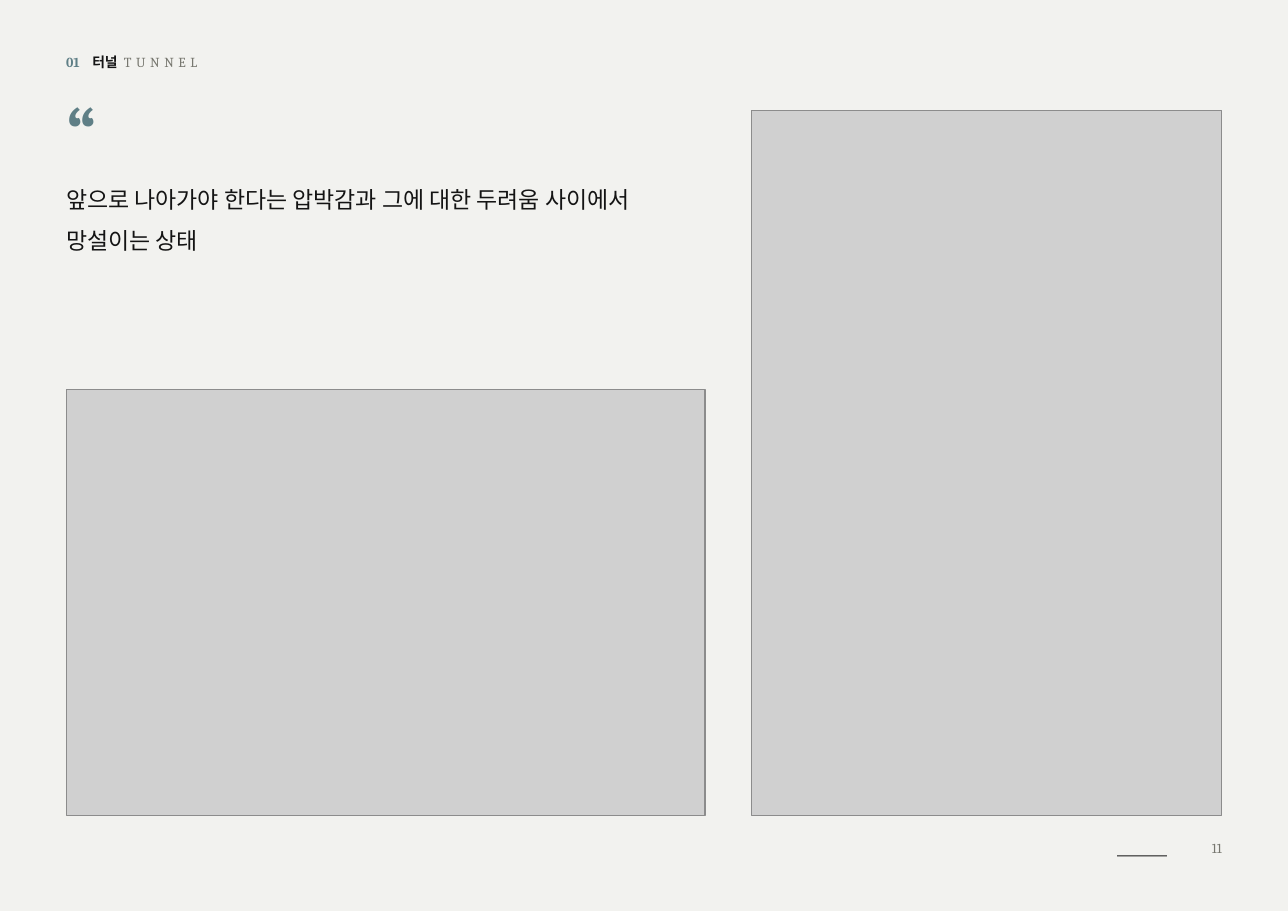
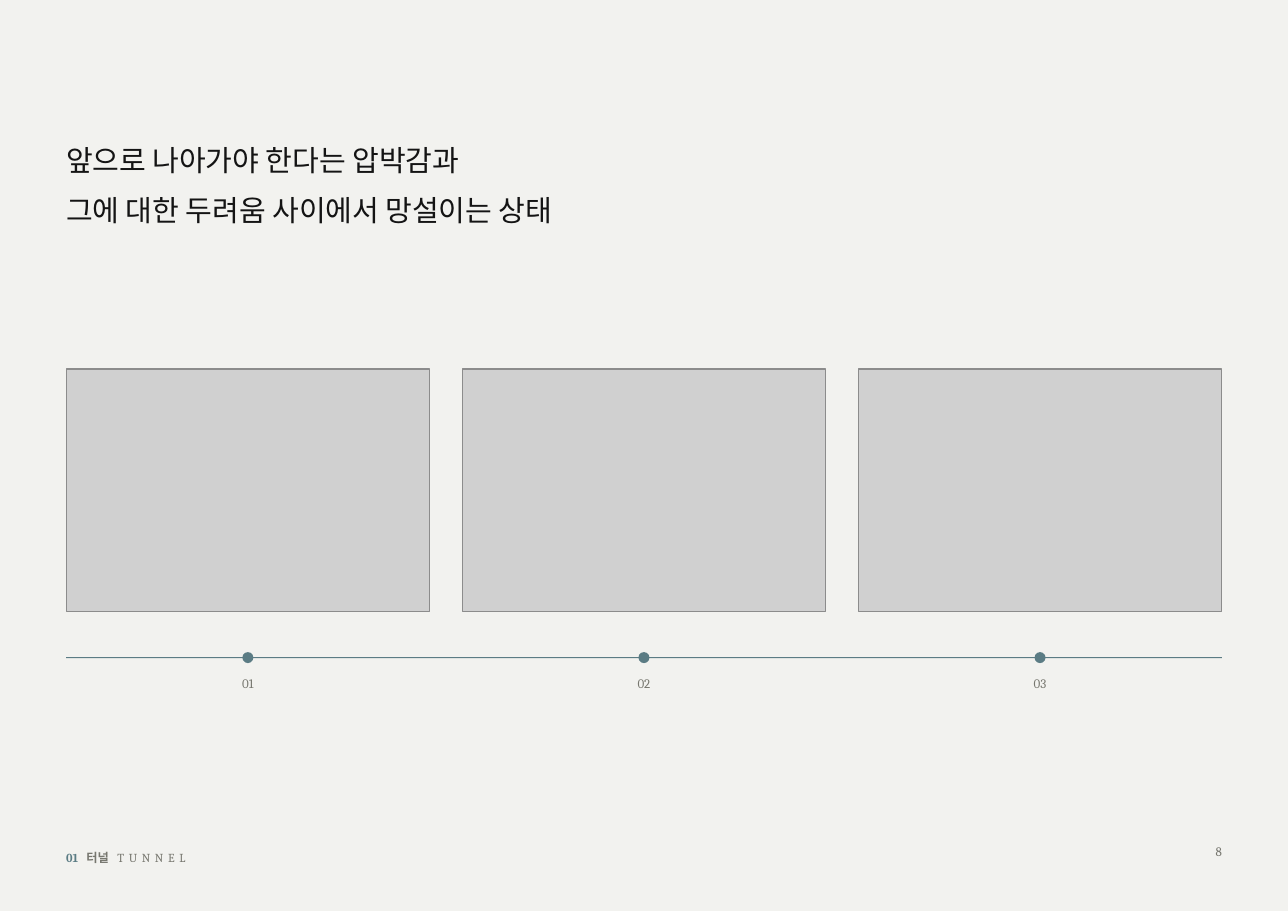
Before and after one commit to huosi012/smartview, a slide deck: slide 8 of portfolio/portfolio_A4_ko.pptx (slide 11 before the commit). Drawn at 1288x911 pixels with LibreOffice and Linux fonts; fonts in the diff are those of the drawing; grey boxes stand for pictures. Boxes give left, top, right and bottom in pixels: in the first picture for what was removed or moved away, otherwise in the second. Text is boxed around its words. In the diff, an @@ line names an element or a change of style, - is before the commit and + after.

```diff
--- a/portfolio/portfolio_A4_ko.pptx
+++ b/portfolio/portfolio_A4_ko.pptx
@@ picture removed at [751, 110, 1222, 815] @@
@@ text at [66, 147, 552, 224]: text changed; size 15 to 19 pt @@
-“
-앞으로 나아가야 한다는 압박감과 그에 대한 두려움 사이에서 망설이는 상태
+앞으로 나아가야 한다는 압박감과
+그에 대한 두려움 사이에서 망설이는 상태
@@ picture added at [66, 369, 430, 611] @@
@@ picture added at [463, 369, 826, 611] @@
@@ picture: place and size @@
-picture at [66, 389, 705, 815]
+picture at [858, 369, 1222, 611]
@@ line added from (66, 658) to (1222, 658), #5B7C84 0.75 pt @@
@@ ellipse added at [242, 652, 253, 663], fill #5B7C84 @@
@@ ellipse added at [638, 652, 649, 663], fill #5B7C84 @@
@@ ellipse added at [1035, 652, 1046, 663], fill #5B7C84 @@
@@ text added at [242, 679, 253, 688], 8.5 pt, text #77776F @@
+01
@@ text added at [638, 679, 651, 688], 8.5 pt, text #77776F @@
+02
@@ text added at [1034, 679, 1047, 688], 8.5 pt, text #77776F @@
+03
@@ text "01 터널 TUNNEL": place and size @@
-text "01 터널 TUNNEL" at [66, 55, 117, 69]
+text "01 터널 TUNNEL" at [66, 852, 109, 863]
@@ text "01 터널 TUNNEL" at [66, 852, 109, 863]: size 9 to 8 pt; text colour #5F7F86 to #5B7C84 in "01"; text colour #141414 to #77776F in "터널" @@
@@ line removed from (1117, 856) to (1167, 856) @@
@@ page number removed at [1212, 844, 1222, 853] @@
-11
@@ page number added at [1216, 847, 1222, 856], 8.5 pt, text #77776F @@
+8
```
Also in this commit, not shown: 15 other slides changed, 4 slides added, 4 slides removed, 1 other file.
